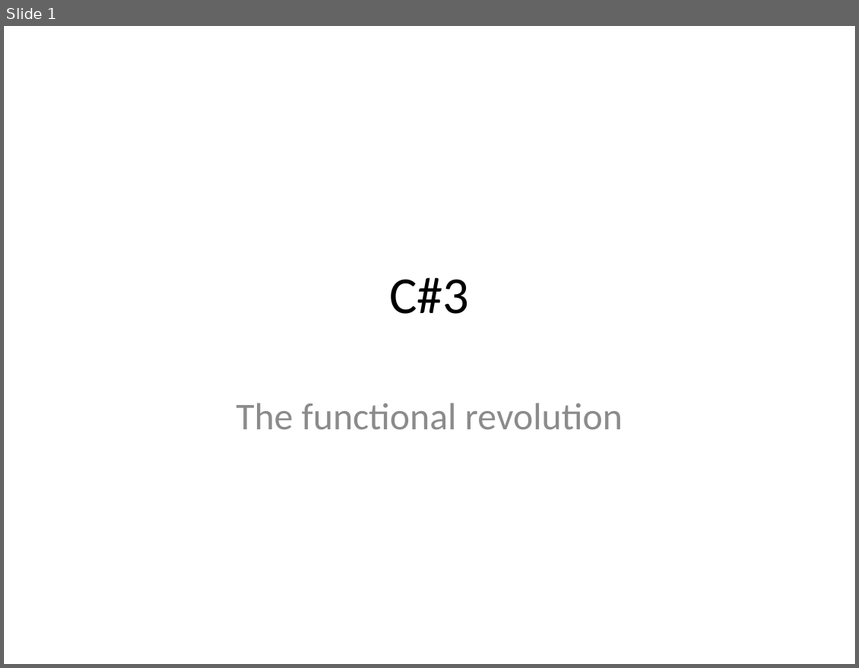
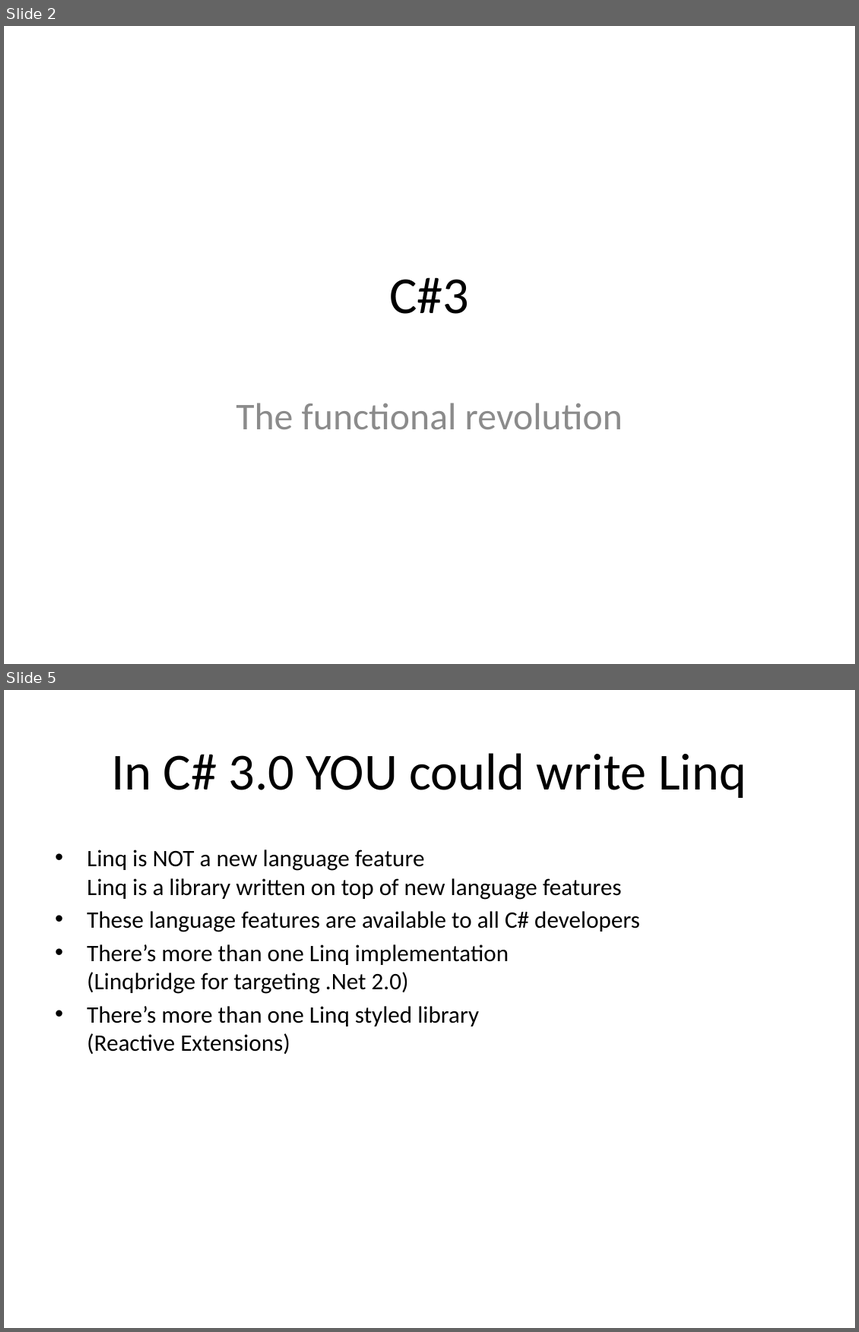
Before and after one commit to mlidbom/CSharpElevate, a slide deck: CSharp3.pptx. Shown one above the other, each under a label of ours: slide 1 before the commit, slides 2 and 5 after it; the slides between them are not shown. The pictures are 859x668 and 859x1332 pixels, drawn with LibreOffice and Linux fonts; fonts in the diff are those of the drawing. Boxes give left, top, right and bottom in pixels: in the first picture for what was removed or moved away, otherwise in the second. Text is boxed around its words. In the diff, an @@ line names an element or a change of style, - is before the commit and + after.

```diff
--- a/CSharp3.pptx
+++ b/CSharp3.pptx
@@ slide 5 added at <box>4,690,855,1328</box>, background #FFFFFF @@
@@ title added at <box>111,753,747,798</box>, 44 pt, text #000000 @@
+In C# 3.0 YOU could write Linq
@@ text added at <box>87,850,640,1054</box>, 20 pt, text #000000 @@
+• Linq is NOT a new language feature
+  Linq is a library written on top of new language features
+• These language features are available to all C# developers
+• There’s more than one Linq implementation
+  (Linqbridge for targeting .Net 2.0)
+• There’s more than one Linq styled library
+  (Reactive Extensions)
@@ what was slide 1 is now slide 2 @@
```
Also in this commit, not shown: 3 slides changed, 1 other slide added.
